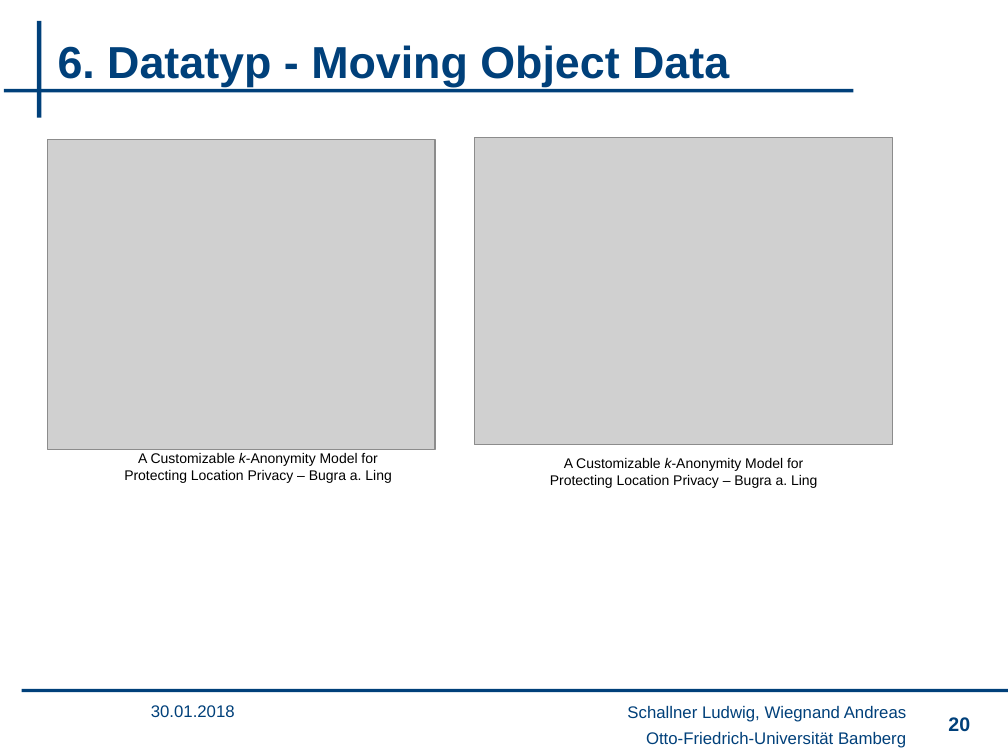
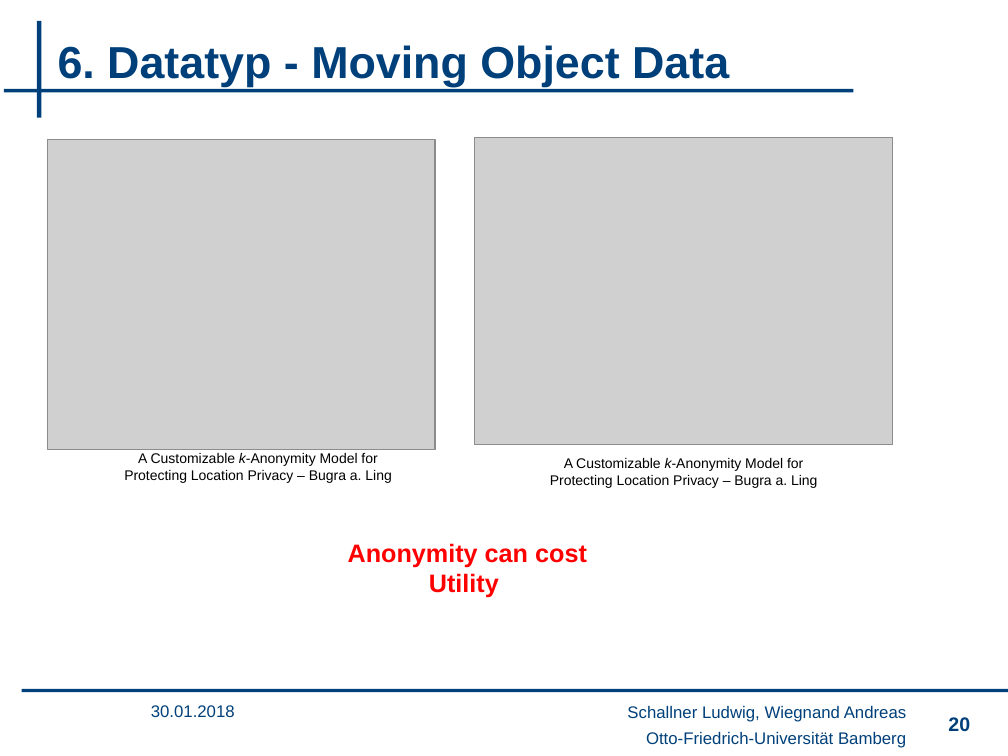
Before and after one commit to wsgan001/PSI-MSem, a slide deck: slide 20 of presentation/sicherheits_final_anV3.pptx. Drawn at 1008x756 pixels with LibreOffice and Linux fonts; fonts in the diff are those of the drawing; grey boxes stand for pictures; background and template pictures are left out. Boxes give left, top, right and bottom in pixels: in the first picture for what was removed or moved away, otherwise in the second. Text is boxed around its words. In the diff, an @@ line names an element or a change of style, - is before the commit and + after.

```diff
--- a/presentation/sicherheits_final_anV3.pptx
+++ b/presentation/sicherheits_final_anV3.pptx
@@ text added at [348, 543, 587, 598], 18 pt, text #FF0000, bold @@
+Anonymity can cost Utility
```
Also in this commit, not shown: 8 other slides changed.
